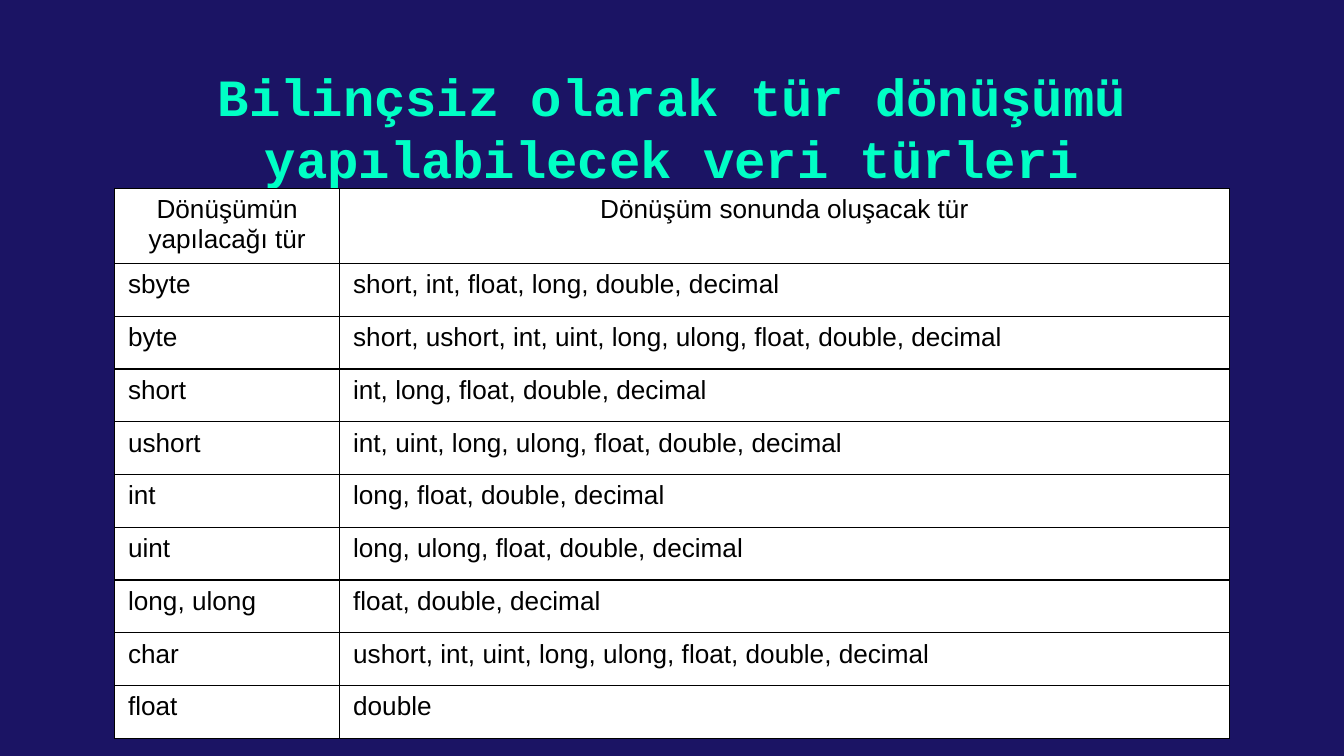
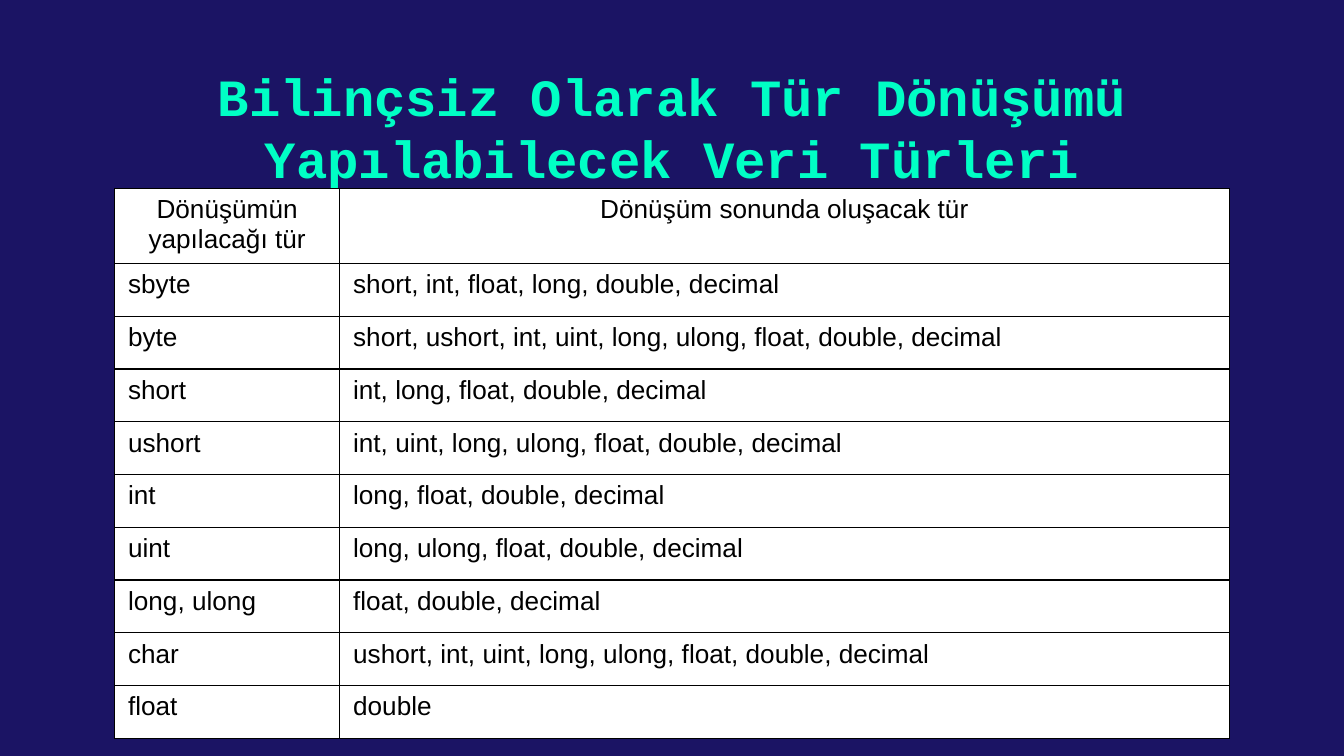
Before and after one commit to kadirdemir/C-Sharp-2022, a slide deck: slide 14 of Tür Dönüşümü.pptx. Drawn at 1344x756 pixels with LibreOffice and Linux fonts; fonts in the diff are those of the drawing. Boxes give left, top, right and bottom in pixels: in the first picture for what was removed or moved away, otherwise in the second. Text is boxed around its words. In the diff, an @@ line names an element or a change of style, - is before the commit and + after.

Commit message:
Tür Dönüşümü sunumu güncellendi

```diff
--- a/Tür Dönüşümü.pptx
+++ b/Tür Dönüşümü.pptx
@@ title at <box>218,78,1126,193</box>: text changed @@
-Bilinçsiz olarak tür dönüşümü yapılabilecek veri türleri
+Bilinçsiz Olarak Tür Dönüşümü Yapılabilecek Veri Türleri
```
Also in this commit, not shown: 3 other slides changed, 27 slides added.
